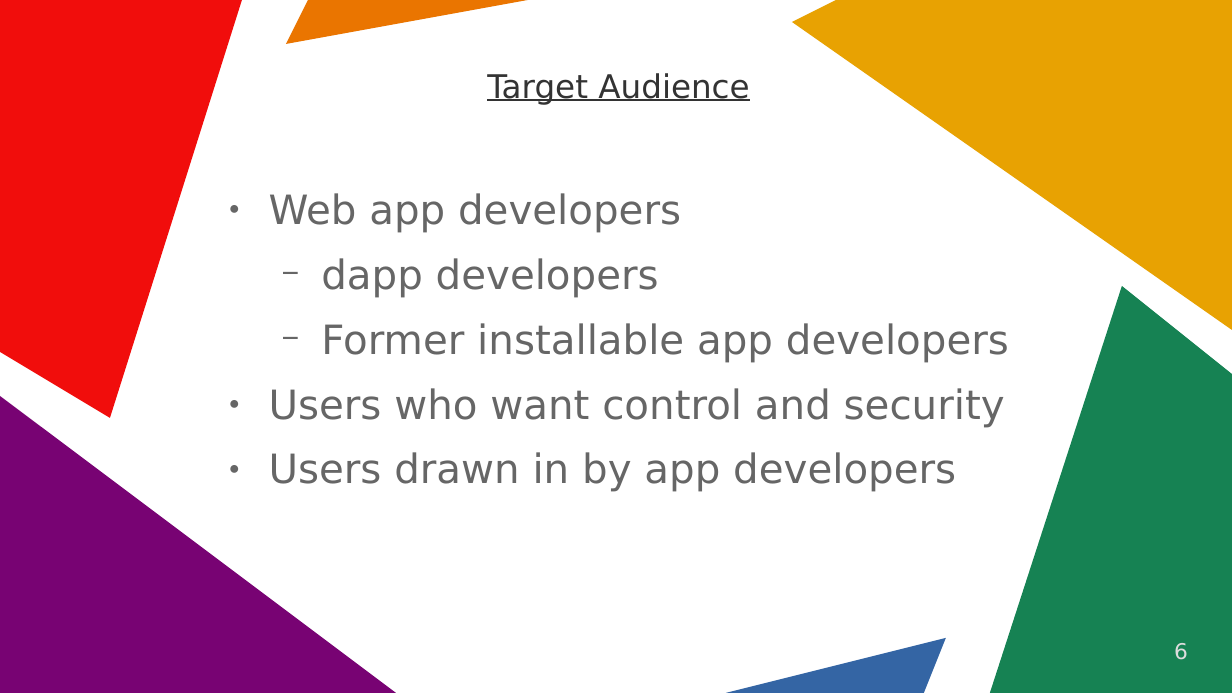
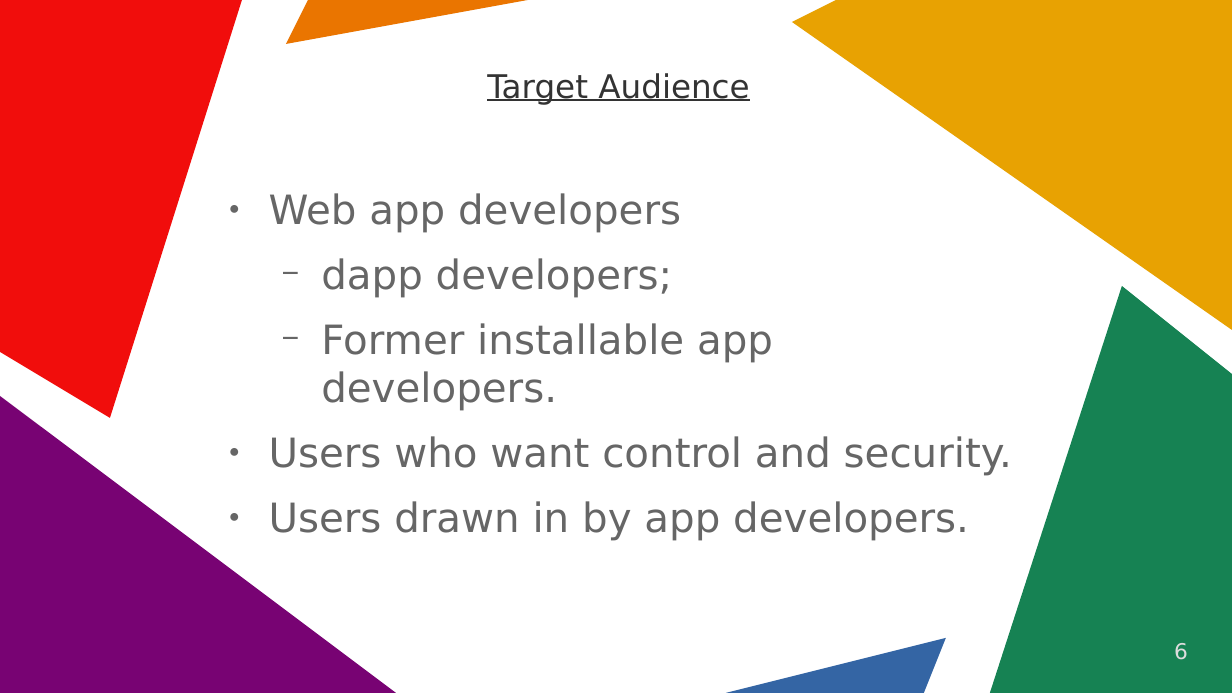
Before and after one commit to vporton/icp-package-manager, a slide deck: slide 6 of docs/presentation.odp. Drawn at 1232x693 pixels with LibreOffice and Linux fonts; fonts in the diff are those of the drawing. Boxes give left, top, right and bottom in pixels: in the first picture for what was removed or moved away, otherwise in the second. Text is boxed around its words. In the diff, an @@ line names an element or a change of style, - is before the commit and + after.

```diff
--- a/docs/presentation.odp
+++ b/docs/presentation.odp
@@ text at <box>269,258,1012,541</box>: text changed @@
-  − dapp developers
-  − Former installable app developers
-● Users who want control and security
-● Users drawn in by app developers
+  − dapp developers;
+  − Former installable app developers.
+● Users who want control and security.
+● Users drawn in by app developers.
```
Also in this commit, not shown: 9 other slides changed.
